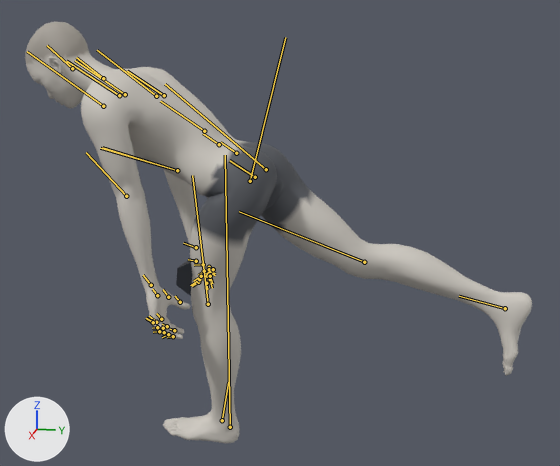
A saved change to the glTF model exports/single-leg-dumbbell-romanian-deadlift.glb.
The view is the same before and after, from a camera (50 mm lens) standing at (2.451, 0.672, 1.337) and looking at (0.074, 0.197, 0.742). The lights are fixed; the arrows at lower left show +X, +Y and +Z. The older version comes first. Both versions are drawn at frame 52 of the action 'single-leg-dumbbell-romanian-deadlift_left'; the numbers are the values there. The bones that change, and the others that lie on the model, are drawn over the model as lines.
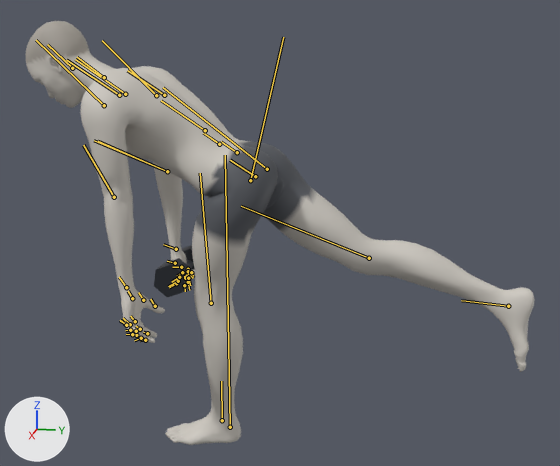
ob_dbl_left is not drawn itself; it is the parent of ob_mesh_4, ob_mesh_5, ob_mesh_6.

Diff of the bpy script that builds the scene:
```diff
--- a/exports/single-leg-dumbbell-romanian-deadlift.glb.py
+++ b/exports/single-leg-dumbbell-romanian-deadlift.glb.py
@@ bone_upperarm_l @@
 bone_upperarm_l = bpy.data.objects['Body'].pose.bones['upperarm_l']  # child of 'clavicle_l'
-bone_upperarm_l.rotation_quaternion = (0.764, 0.001, -0.644, 0.034)  # degrees (-14, -80, 16)
+bone_upperarm_l.rotation_quaternion = (0.746, 0.065, -0.659, 0.073)  # degrees (1, -83, 11)
@@ bone_hand_l @@
 bone_hand_l = bpy.data.objects['Body'].pose.bones['hand_l']  # child of 'lowerarm_l'
-bone_hand_l.rotation_quaternion = (-0.993, -0.014, -0.112, -0.035)  # degrees (2, 13, 4)
+bone_hand_l.rotation_quaternion = (-0.994, 0.036, -0.101, -0.033)  # degrees (-4, 12, 3)
@@ bone_upperarm_r @@
 bone_upperarm_r = bpy.data.objects['Body'].pose.bones['upperarm_r']  # child of 'clavicle_r'
-bone_upperarm_r.rotation_quaternion = (0.764, -0.001, 0.644, 0.034)  # degrees (14, 80, 16)
+bone_upperarm_r.rotation_quaternion = (0.746, -0.065, 0.659, 0.073)  # degrees (-1, 83, 11)
@@ bone_hand_r @@
 bone_hand_r = bpy.data.objects['Body'].pose.bones['hand_r']  # child of 'lowerarm_r'
-bone_hand_r.rotation_quaternion = (0.993, -0.014, -0.112, 0.035)  # degrees (-2, -13, 4)
+bone_hand_r.rotation_quaternion = (0.994, 0.036, -0.101, 0.033)  # degrees (4, -12, 3)
@@ bone_thigh_l @@
 bone_thigh_l = bpy.data.objects['Body'].pose.bones['thigh_l']  # child of 'pelvis'
-bone_thigh_l.rotation_quaternion = (0.787, -0.135, 0.012, 0.602)  # degrees (-12, 10, 74)
+bone_thigh_l.rotation_quaternion = (0.79, -0.148, 0.005, 0.595)  # degrees (-13, 11, 73)
@@ bone_calf_l @@
 bone_calf_l = bpy.data.objects['Body'].pose.bones['calf_l']  # child of 'thigh_l'
-bone_calf_l.rotation_quaternion = (0.989, -0.041, 0.02, -0.139)  # degrees (-5, 2, -16)
+bone_calf_l.rotation_quaternion = (0.992, -0.017, 0.015, -0.121)  # degrees (-2, 1, -14)
@@ bone_foot_l @@
 bone_foot_l = bpy.data.objects['Body'].pose.bones['foot_l']  # child of 'calf_l'
-bone_foot_l.rotation_quaternion = (0.981, 0.162, -0.052, 0.089)  # degrees (18, -8, 9)
+bone_foot_l.rotation_quaternion = (0.987, 0.154, -0.038, -0.001)  # degrees (18, -4, -1)
@@ bone_thigh_r @@
 bone_thigh_r = bpy.data.objects['Body'].pose.bones['thigh_r']  # child of 'pelvis'
-bone_thigh_r.rotation_quaternion = (0.997, 0.04, 0.004, 0.058)  # degrees (5, 0, 7)
+bone_thigh_r.rotation_quaternion = (0.998, 0.043, 0.003, 0.039)  # degrees (5, 0, 5)
@@ bone_calf_r @@
 bone_calf_r = bpy.data.objects['Body'].pose.bones['calf_r']  # child of 'thigh_r'
-bone_calf_r.rotation_quaternion = (0.983, 0.043, -0.025, -0.178)  # degrees (5, -2, -21)
+bone_calf_r.rotation_quaternion = (0.989, 0.017, -0.018, -0.149)  # degrees (2, -2, -17)
@@ bone_foot_r @@
 bone_foot_r = bpy.data.objects['Body'].pose.bones['foot_r']  # child of 'calf_r'
-bone_foot_r.rotation_quaternion = (0.996, -0.083, 0.014, -0.035)  # degrees (-10, 1, -4)
+bone_foot_r.rotation_quaternion = (0.99, -0.058, 0.009, -0.128)  # degrees (-7, 0, -15)
```

What differs and where, as boxes (x1, y1, x2, y2) in the pictures (560 x 466 px):
'Mesh_0', posed: before (25, 22, 532, 443); after (26, 21, 535, 445)
'Mesh_5', posed: before (176, 260, 193, 296); after (154, 258, 192, 297)
'Mesh_6', posed (not visible before): after (182, 245, 195, 278)
bone 'upperarm_l', root to tip: before (103, 106) to (27, 51); after (104, 105) to (36, 40)
bone 'hand_l', root to tip: before (151, 285) to (143, 275); after (126, 287) to (119, 277)
bone 'upperarm_r', root to tip: before (156, 96) to (97, 50); after (156, 95) to (102, 40)
bone 'hand_r', root to tip: before (196, 247) to (183, 243); after (176, 249) to (163, 244)
bone 'thigh_l', root to tip: before (250, 181) to (285, 37); after (250, 180) to (283, 37)
bone 'calf_l', root to tip: before (208, 304) to (192, 175); after (211, 303) to (200, 173)
bone 'foot_l', root to tip: before (222, 420) to (228, 382); after (222, 420) to (221, 381)
bone 'thigh_r', root to tip: before (266, 169) to (165, 84); after (267, 169) to (163, 87)
bone 'calf_r', root to tip: before (364, 262) to (239, 211); after (369, 258) to (241, 206)
bone 'foot_r', root to tip: before (505, 308) to (459, 296); after (508, 306) to (461, 300)
